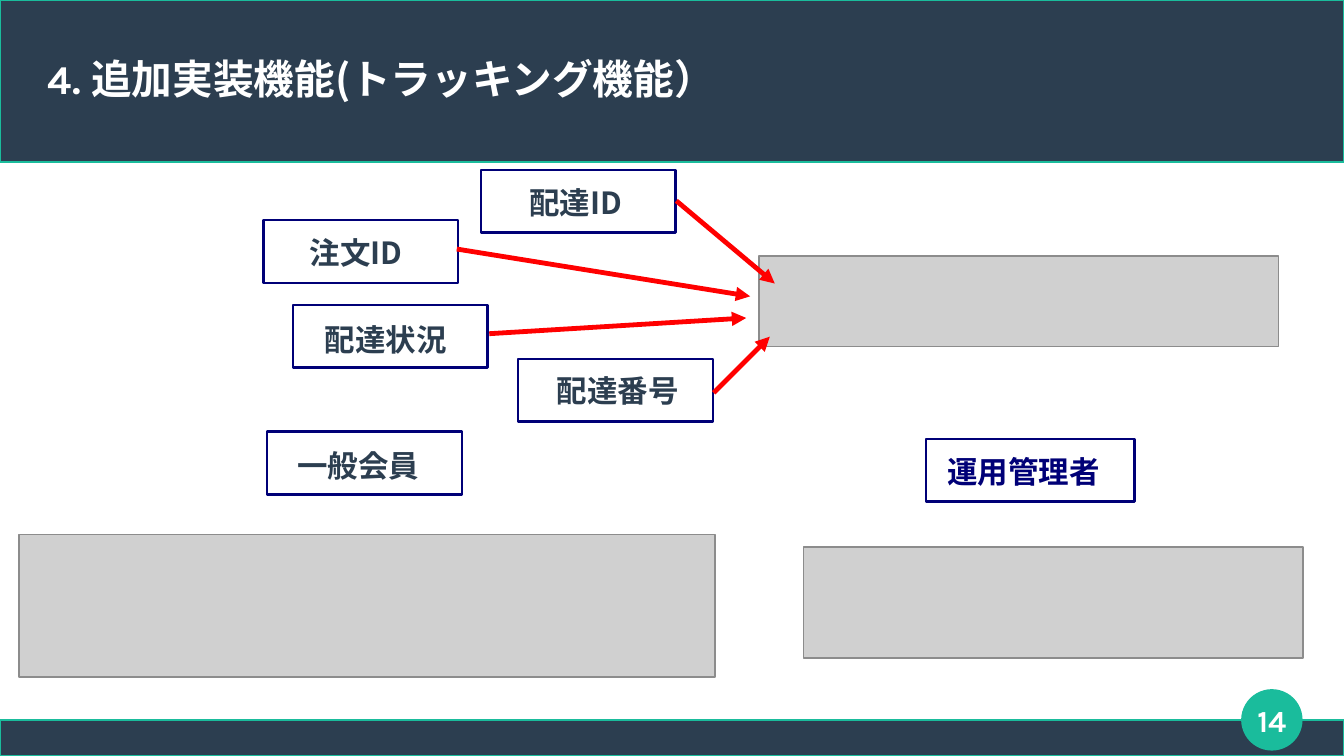
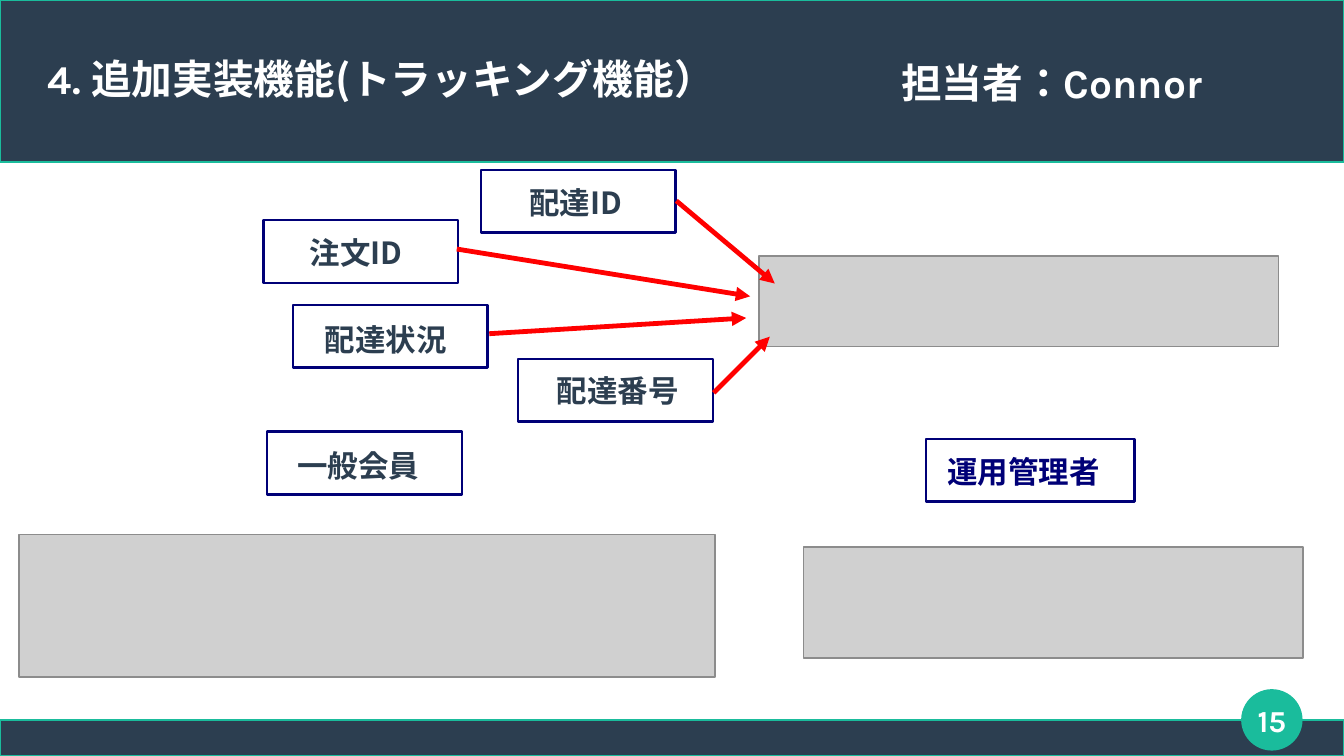
Before and after one commit to connk95/Shared-Shop, a slide deck: slide 15 of TeamUzawa_Sharing_ProjectFile/発表用スライド_チーム鵜澤.odp (slide 14 before the commit). Drawn at 1344x756 pixels with LibreOffice and Linux fonts; fonts in the diff are those of the drawing; grey boxes stand for pictures. Boxes give left, top, right and bottom in pixels: in the first picture for what was removed or moved away, otherwise in the second. Text is boxed around its words. In the diff, an @@ line names an element or a change of style, - is before the commit and + after.

```diff
--- a/TeamUzawa_Sharing_ProjectFile/発表用スライド_チーム鵜澤.odp
+++ b/TeamUzawa_Sharing_ProjectFile/発表用スライド_チーム鵜澤.odp
@@ text added at bbox=[901, 63, 1202, 102], 24 pt, text #FFFFFF, bold @@
+担当者：Connor
@@ page number at bbox=[1258, 712, 1287, 733]: text changed @@
-14
+15
```
Also in this commit, not shown: 15 other slides changed, 1 slide added.
